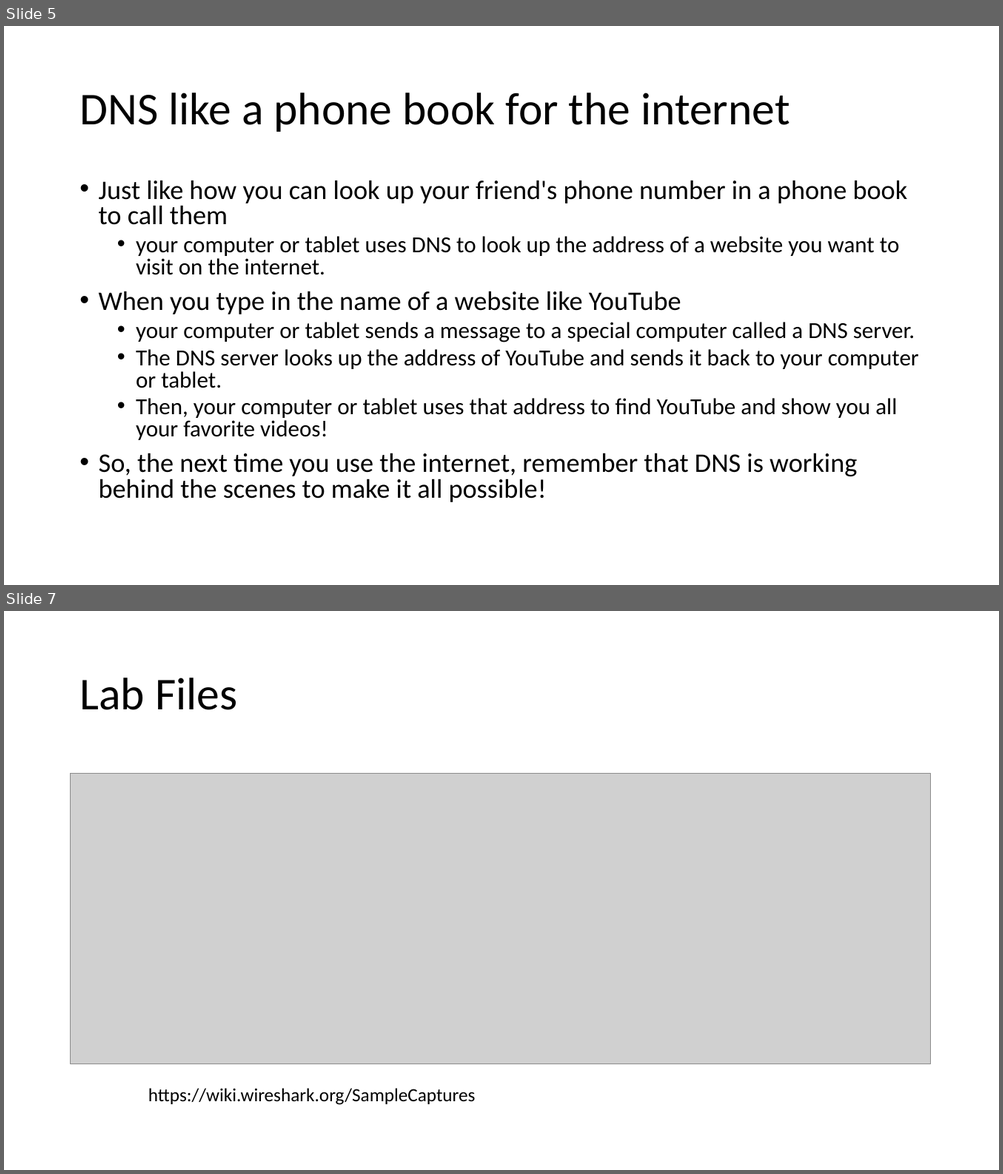
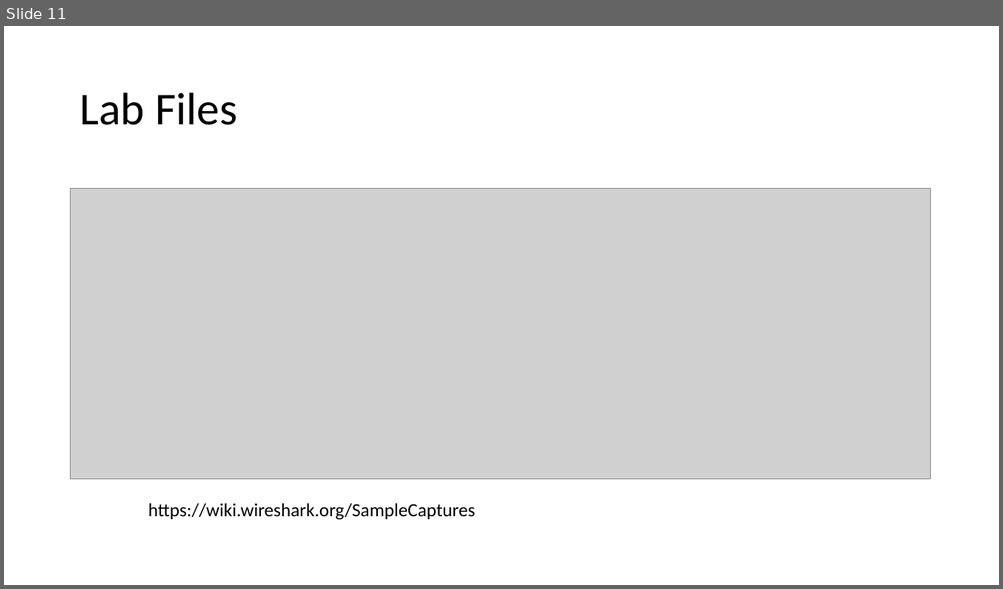
Before and after one commit to frankwxu/digital-forensics-lab, a slide deck: Networking_Forensics/30_SMTP_Email_Forensics.pptx. Shown one above the other, each under a label of ours: slides 5 and 7 before the commit, slide 11 after it; the slides between them are not shown. The pictures are 1003x1174 and 1003x589 pixels, drawn with LibreOffice and Linux fonts; fonts in the diff are those of the drawing; grey boxes stand for pictures; background and template pictures are left out. Boxes give left, top, right and bottom in pixels: in the first picture for what was removed or moved away, otherwise in the second. Text is boxed around its words. In the diff, an @@ line names an element or a change of style, - is before the commit and + after.

```diff
--- a/Networking_Forensics/30_SMTP_Email_Forensics.pptx
+++ b/Networking_Forensics/30_SMTP_Email_Forensics.pptx
@@ slide 5 removed at box(4, 26, 999, 585), background #FFFFFF @@
@@ title removed at box(79, 93, 789, 132) @@
-DNS like a phone book for the internet
@@ text removed at box(99, 180, 919, 503) @@
-• Just like how you can look up your friend's phone number in a phone book to call them
-  • your computer or tablet uses DNS to look up the address of a website you want to visit on the internet.
-• When you type in the name of a website like YouTube
-  • your computer or tablet sends a message to a special computer called a DNS server.
-  • The DNS server looks up the address of YouTube and sends it back to your computer or tablet.
-  • Then, your computer or tablet uses that address to find YouTube and show you all your favorite videos!
-• So, the next time you use the internet, remember that DNS is working behind the scenes to make it all possible!
@@ what was slide 7 is now slide 11 @@
```
Also in this commit, not shown: 2 slides changed, 7 other slides removed, 4 other files.
